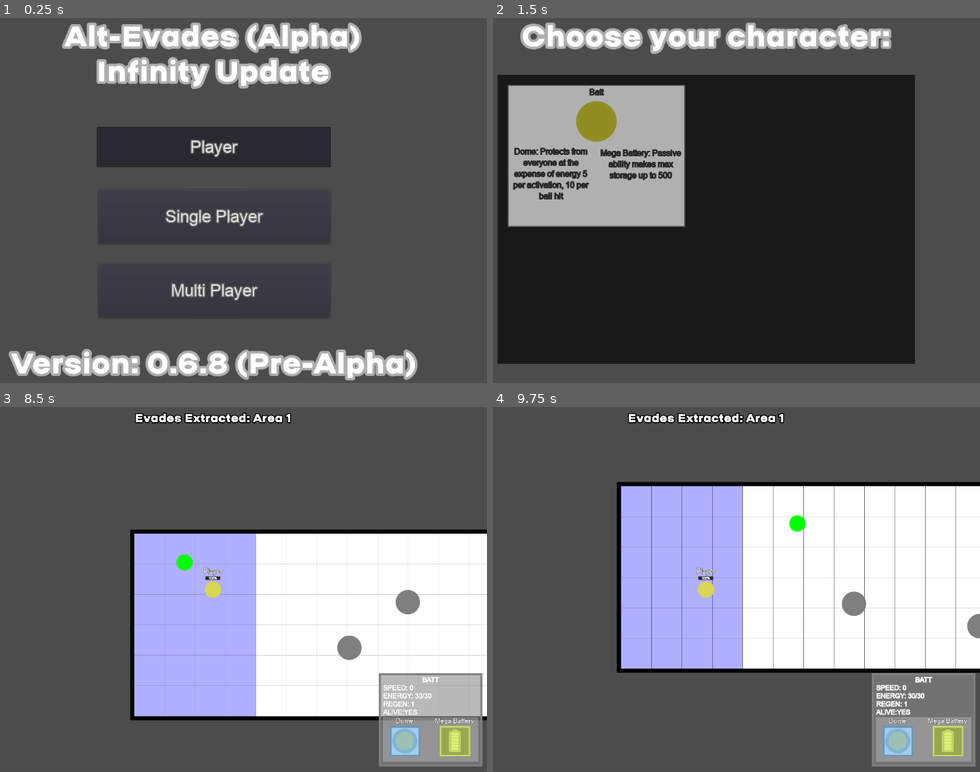
Above: before the commit, frames 1-4 (two rows, left to right).
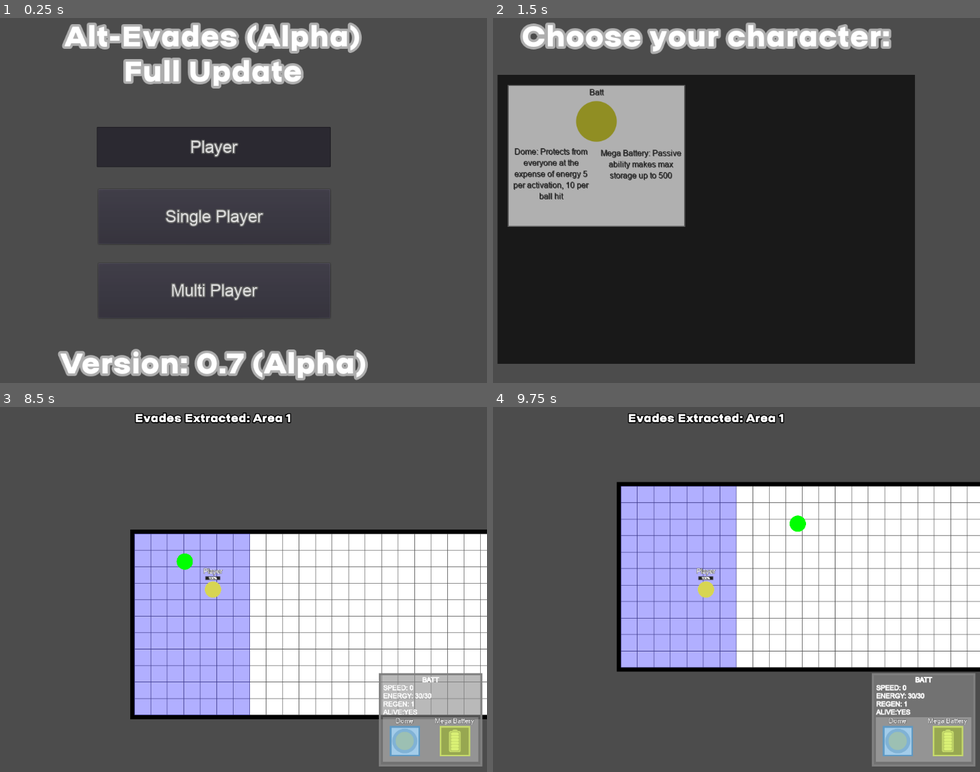
Above: after the commit, the same moments.

Repository: EtherCD/Alt-Evades-Old-Version
Game: Godot game, scene res://Menu.tscn
Same seed, same stepped clock (60 frames per second), same inputs: the game is played once before the commit and once after it.
Inputs (mouse positions are in pixels of both pictures, inside the frame that each line leads up to):
- Up to frame 1 (0.25 s): no input
- Up to frame 2 (1.5 s): click "Single Player" at 0.5 s; tap Enter at 1.25 s; move the mouse to (824, 182) at 1.27 s; hold Right (ui_right) from 1.28 s (still down); tap 1 at 1.35 s; click (824, 182) at 1.42 s
- Up to frame 3 (8.5 s): tap Space at 2, 3.5, 5 s; move the mouse to (102, 607) at 2.02 s; release Right (ui_right) at 2.03 s; hold Down (ui_down) 2.03-2.78 s; tap 2 at 2.1, 6.6 s; tap Enter at 2.75, 4.25 s; move the mouse to (267, 509) at 2.77 s; hold Right (ui_right) 2.78-3.53 s; tap 3 at 2.85, 7.35 s; move the mouse to (185, 662) at 3.52 s; hold Up (ui_up) 3.53-4.28 s; tap Z at 3.6, 8.1 s; click (185, 662) at 3.67 s; move the mouse to (374, 644) at 4.27 s; hold Left (ui_left) 4.28-5.78 s; tap X at 4.35 s; tap Escape at 4.9 s; move the mouse to (48, 534) at 5.02 s; tap R at 5.1 s; move the mouse to (238, 589) at 5.77 s; hold Down (ui_down) 5.78-6.53 s; tap 1 at 5.85 s; click (238, 589) at 5.92 s; move the mouse to (131, 498) at 6.52 s; hold Right (ui_right) 6.53-7.28 s; move the mouse to (331, 571) at 7.27 s; hold Up (ui_up) 7.28-8.03 s; move the mouse to (102, 607) at 8.02 s; hold Right (ui_right) from 8.03 s (still down); click (102, 607) at 8.17 s
- Up to frame 4 (9.75 s): move the mouse to (760, 509) at 8.77 s; release Right (ui_right) at 8.78 s; hold Down (ui_down) 8.78-9.53 s; tap X at 8.85 s; move the mouse to (678, 662) at 9.52 s; hold Left (ui_left) from 9.53 s (still down); tap R at 9.6 s

The runs differ from the first frame. In frame 1, 6.4% of the frame differs, in the area x 1-86%, y 10-100%; in frame 2, 1.0%; in frame 3, 5.5%; in frame 4, 6.7%, in the area x 25-100%, y 21-73%.

Commit message:
Add files via upload

Diff:
--- a/Alt-Evades/Assets/Singletone.gd
+++ b/Alt-Evades/Assets/Singletone.gd
@@ -1,8 +1,10 @@
 extends Node
 
 export var id = -1
-export var version = "0.6.8 (Pre-Alpha)"
-export var gameName = ""
+export var version = "0.7 (Alpha)"
+export var gameName = "Player"
+
+var extraVP = 0
 
 var all_herous = [
 	"Batt"
@@ -33,3 +35,21 @@
 
 func _ready():
 	pass
+
+func load_game():
+	var save_game = File.new()
+	if not save_game.file_exists("user://savegame.save"):
+		return
+	save_game.open("user://savegame.save", File.READ)
+	var data = parse_json(save_game.get_line())
+	current_herous=data[0]
+	extraVP=data[1]
+	gameName=data[2]
+
+	save_game.close()
+
+func save_game():
+	var save_game = File.new()
+	save_game.open("user://savegame.save", File.WRITE)
+	save_game.store_line(to_json([current_herous, extraVP,gameName]))
+	save_game.close()
--- a/Alt-Evades/Aura.tscn
+++ b/Alt-Evades/Aura.tscn
@@ -24,7 +24,6 @@
 
 [node name="Aura" type="KinematicBody2D"]
 modulate = Color( 0.0352941, 0, 1, 0.572549 )
-position = Vector2( 962, 357 )
 scale = Vector2( 1.5, 1.5 )
 collision_layer = 8
 collision_mask = 3
--- a/Alt-Evades/Enemy.tscn
+++ b/Alt-Evades/Enemy.tscn
@@ -9,6 +9,8 @@
 [sub_resource type="CircleShape2D" id=2]
 radius = 59.3009
 
+[sub_resource type="CircleShape2D" id=4]
+
 [node name="Enemy" type="KinematicBody2D" groups=["enemy"]]
 collision_layer = 8
 collision_mask = 3
@@ -16,6 +18,11 @@
 __meta__ = {
 "_edit_group_": true
 }
+
+[node name="Sprite2" type="Sprite" parent="."]
+modulate = Color( 0.0941176, 0.0941176, 0.0941176, 1 )
+scale = Vector2( 1.1, 1.1 )
+texture = ExtResource( 1 )
 
 [node name="Sprite" type="Sprite" parent="."]
 texture = ExtResource( 1 )
@@ -29,3 +36,14 @@
 [node name="CollisionShape2D" type="CollisionShape2D" parent="EnemyArea"]
 scale = Vector2( 1.35, 1.35 )
 shape = SubResource( 2 )
+
+[node name="Node2D" type="Node2D" parent="."]
+
+[node name="Area2D" type="Area2D" parent="Node2D"]
+
+[node name="CollisionShape2D" type="CollisionShape2D" parent="Node2D/Area2D"]
+scale = Vector2( 75, 75 )
+shape = SubResource( 4 )
+
+[connection signal="body_entered" from="Node2D/Area2D" to="." method="_on_Area2D_body_entered"]
+[connection signal="body_exited" from="Node2D/Area2D" to="." method="_on_Area2D_body_exited"]
--- a/Alt-Evades/Hero/Batt.tscn
+++ b/Alt-Evades/Hero/Batt.tscn
@@ -159,12 +159,13 @@
 region_rect = Rect2( 0.377182, 0.127052, 171.162, 165.031 )
 
 [node name="EnergyBar" type="ProgressBar" parent="Player"]
-modulate = Color( 0.972549, 0.972549, 0.972549, 1 )
 material = SubResource( 1 )
 margin_left = -39.0
 margin_top = -66.0
 margin_right = 37.0
 margin_bottom = -46.0
+custom_colors/font_color = Color( 1, 1, 1, 1 )
+custom_colors/font_color_shadow = Color( 1, 1, 1, 1 )
 custom_fonts/font = ExtResource( 3 )
 
 [node name="Name" type="Label" parent="Player"]
--- a/Alt-Evades/HeroCart.tscn
+++ b/Alt-Evades/HeroCart.tscn
@@ -12,21 +12,23 @@
 script = ExtResource( 2 )
 
 [node name="Hero Name" type="Label" parent="."]
-modulate = Color( 0.215686, 0.215686, 0.215686, 1 )
 margin_right = 350.0
 margin_bottom = 29.0
+custom_colors/font_color = Color( 0.215686, 0.215686, 0.215686, 1 )
+custom_colors/font_color_shadow = Color( 0.254902, 0.254902, 0.254902, 1 )
 custom_fonts/font = ExtResource( 1 )
 text = "Standart"
 align = 1
 valign = 1
 
 [node name="A1" type="Label" parent="."]
-modulate = Color( 0.215686, 0.215686, 0.215686, 1 )
 margin_left = 1.0
 margin_top = 122.0
 margin_right = 170.0
 margin_bottom = 280.0
 rect_pivot_offset = Vector2( -200, -56 )
+custom_colors/font_color = Color( 0.215686, 0.215686, 0.215686, 1 )
+custom_colors/font_color_shadow = Color( 0.254902, 0.254902, 0.254902, 1 )
 custom_fonts/font = ExtResource( 1 )
 text = "Foreignness:
 2 energy per second.if in a ball then 6 energy per second"
@@ -34,11 +36,12 @@
 autowrap = true
 
 [node name="A2" type="Label" parent="."]
-modulate = Color( 0.215686, 0.215686, 0.215686, 1 )
 margin_left = 175.0
 margin_top = 125.0
 margin_right = 350.0
 margin_bottom = 279.0
+custom_colors/font_color = Color( 0.215686, 0.215686, 0.215686, 1 )
+custom_colors/font_color_shadow = Color( 0.254902, 0.254902, 0.254902, 1 )
 custom_fonts/font = ExtResource( 1 )
 text = "Second Life: Gives a second life for 100 energy
 
@@ -46,14 +49,6 @@
 align = 1
 autowrap = true
 clip_text = true
-
-[node name="Button" type="Button" parent="."]
-modulate = Color( 1, 1, 1, 0 )
-margin_left = 1.0
-margin_right = 352.0
-margin_bottom = 279.0
-custom_fonts/font = ExtResource( 1 )
-text = "Take"
 
 [node name="HeroSprite" type="ColorRect" parent="."]
 margin_left = 135.0
@@ -94,6 +89,14 @@
 width = 4.0
 default_color = Color( 0.513726, 0.513726, 0.513726, 1 )
 
+[node name="Button" type="Button" parent="."]
+modulate = Color( 1, 1, 1, 0 )
+margin_left = 1.0
+margin_right = 352.0
+margin_bottom = 279.0
+custom_fonts/font = ExtResource( 1 )
+text = "Take"
+
 [node name="Unloked" type="ColorRect" parent="."]
 process_priority = 2
 visible = false
--- a/Alt-Evades/Main.tscn
+++ b/Alt-Evades/Main.tscn
@@ -10,7 +10,7 @@
 [ext_resource path="res://Scripts/Teleport.gd" type="Script" id=8]
 
 [sub_resource type="RectangleShape2D" id=3]
-extents = Vector2( 240, 360 )
+extents = Vector2( 239.906, 360 )
 
 [sub_resource type="Curve2D" id=1]
 _data = {
@@ -28,20 +28,22 @@
 [node name="LeftSafeZone" parent="." instance=ExtResource( 6 )]
 modulate = Color( 1, 1, 1, 0.623529 )
 position = Vector2( 0, 0 )
+scale = Vector2( 0.95, 1 )
 
 [node name="CollisionShape2D2" type="CollisionShape2D" parent="LeftSafeZone"]
-position = Vector2( 240, 359 )
+position = Vector2( 237, 359 )
 shape = SubResource( 3 )
 
 [node name="Detector" type="Area2D" parent="LeftSafeZone"]
 
 [node name="CollisionShape2D2" type="CollisionShape2D" parent="LeftSafeZone/Detector"]
-position = Vector2( 240, 359 )
+position = Vector2( 241.5, 359 )
 shape = SubResource( 3 )
 
 [node name="RightSafeZone" parent="." instance=ExtResource( 6 )]
 modulate = Color( 1, 1, 1, 0.717647 )
-position = Vector2( 3600, 0 )
+position = Vector2( 3575, -5 )
+scale = Vector2( 1.095, 1 )
 
 [node name="CollisionShape2D2" type="CollisionShape2D" parent="RightSafeZone"]
 position = Vector2( 240, 359 )
@@ -57,8 +59,8 @@
 process_priority = -1
 modulate = Color( 0.52549, 0.52549, 0.52549, 0.635294 )
 self_modulate = Color( 1, 1, 1, 0 )
-position = Vector2( 3960, 1 )
-scale = Vector2( 0.25, 1 )
+position = Vector2( 3965, 0 )
+scale = Vector2( 0.28, 1 )
 script = ExtResource( 8 )
 id = 0
 right_left = false
@@ -92,39 +94,43 @@
 collision_mask = 0
 
 [node name="BottomWall" parent="." instance=ExtResource( 2 )]
-position = Vector2( 0, 720 )
+position = Vector2( 0, 716 )
 scale = Vector2( 512, 2 )
 collision_layer = 2147483649
 collision_mask = 0
 
 [node name="LeftWall" parent="." instance=ExtResource( 2 )]
 position = Vector2( -16, -16 )
-scale = Vector2( 2, 94 )
+scale = Vector2( 2, 93.5 )
 collision_layer = 2147483649
 collision_mask = 0
 
 [node name="RightWall" parent="." instance=ExtResource( 2 )]
-position = Vector2( 4080, -8 )
-scale = Vector2( 2, 92 )
+position = Vector2( 4095, -16 )
+scale = Vector2( 2, 93.5 )
 collision_layer = 2147483649
 collision_mask = 0
 
 [node name="Generator" type="ColorRect" parent="."]
-margin_left = 481.0
+margin_left = 459.0
 margin_top = 1.0
-margin_right = 3600.0
+margin_right = 3574.0
 margin_bottom = 719.0
 color = Color( 1, 1, 1, 0 )
 script = ExtResource( 1 )
+standartGenerator = true
+col = 5
 standart = true
+size = 0.4
 
 [node name="Area 2" type="Node2D" parent="."]
-position = Vector2( 0, -6 )
+position = Vector2( 1000, -6 )
 script = ExtResource( 4 )
 cLevelDark = 34
-cLevelBlue = 5
-cLevelRed = 10
+cLevelBlue = 15
+cLevelRed = 5
 cLevelPink = 21
+cLevelHoney = 11
 mLevelStandart = 23
 modLevel = 1
 
@@ -135,30 +141,32 @@
 
 [node name="LeftSafeZone2" parent="Area 2" instance=ExtResource( 6 )]
 modulate = Color( 1, 1, 1, 0.709804 )
-position = Vector2( 4958, 7 )
+position = Vector2( 4957, 8 )
+scale = Vector2( 0.95, 1 )
 
 [node name="CollisionShape2D2" type="CollisionShape2D" parent="Area 2/LeftSafeZone2"]
-position = Vector2( 240, 359 )
+position = Vector2( 240.75, 359 )
 shape = SubResource( 3 )
 
 [node name="Detector" type="Area2D" parent="Area 2/LeftSafeZone2"]
 
 [node name="CollisionShape2D2" type="CollisionShape2D" parent="Area 2/LeftSafeZone2/Detector"]
-position = Vector2( 240, 359 )
+position = Vector2( 240.375, 359 )
 shape = SubResource( 3 )
 
 [node name="RightSafeZone2" parent="Area 2" instance=ExtResource( 6 )]
 modulate = Color( 1, 1, 1, 0.678431 )
-position = Vector2( 8558, 7 )
+position = Vector2( 8533, 8 )
+scale = Vector2( 1.085, 1 )
 
 [node name="CollisionShape2D2" type="CollisionShape2D" parent="Area 2/RightSafeZone2"]
-position = Vector2( 240, 359 )
+position = Vector2( 239.905, 359 )
 shape = SubResource( 3 )
 
 [node name="Detector" type="Area2D" parent="Area 2/RightSafeZone2"]
 
 [node name="CollisionShape2D2" type="CollisionShape2D" parent="Area 2/RightSafeZone2/Detector"]
-position = Vector2( 240, 359 )
+position = Vector2( 239.813, 359 )
 shape = SubResource( 3 )
 
 [node name="Path2D2" type="Path2D" parent="Area 2"]
@@ -166,21 +174,23 @@
 curve = SubResource( 1 )
 
 [node name="Generator" type="ColorRect" parent="Area 2"]
-margin_left = 5439.0
+margin_left = 5417.0
 margin_top = 8.0
-margin_right = 8558.0
+margin_right = 8530.0
 margin_bottom = 726.0
 color = Color( 1, 1, 1, 0 )
 script = ExtResource( 1 )
-col = 11
+standartGenerator = true
+col = 6
 standart = true
+size = 0.45
 
 [node name="Teleport" parent="Area 2" groups=["portal"] instance=ExtResource( 6 )]
 process_priority = -1
 modulate = Color( 0.52549, 0.52549, 0.52549, 0.45098 )
 self_modulate = Color( 1, 1, 1, 0 )
 position = Vector2( 4958, 6 )
-scale = Vector2( 0.25, 1 )
+scale = Vector2( 0.27, 1 )
 script = ExtResource( 8 )
 id = 0
 right_left = true
@@ -200,8 +210,8 @@
 process_priority = -1
 modulate = Color( 0.52549, 0.52549, 0.52549, 0.45098 )
 self_modulate = Color( 1, 1, 1, 0 )
-position = Vector2( 8919, 7 )
-scale = Vector2( 0.25, 1 )
+position = Vector2( 8923, 4 )
+scale = Vector2( 0.28, 1 )
 script = ExtResource( 8 )
 id = 1
 right_left = false
@@ -224,29 +234,36 @@
 collision_mask = 0
 
 [node name="BottomWall2" parent="Area 2" instance=ExtResource( 2 )]
-position = Vector2( 4958, 727 )
+position = Vector2( 4957, 723 )
 scale = Vector2( 512, 2 )
 collision_layer = 2147483649
 collision_mask = 0
 
 [node name="LeftWall2" parent="Area 2" instance=ExtResource( 2 )]
 position = Vector2( 4942, -9 )
-scale = Vector2( 2, 94 )
+scale = Vector2( 2, 93.5 )
 collision_layer = 2147483649
 collision_mask = 0
 
 [node name="RightWall2" parent="Area 2" instance=ExtResource( 2 )]
-position = Vector2( 9038, -1 )
-scale = Vector2( 2, 92 )
+position = Vector2( 9053, -9 )
+scale = Vector2( 2, 93.5 )
 collision_layer = 2147483649
 collision_mask = 0
 
 [connection signal="body_entered" from="LeftSafeZone/Detector" to="LeftSafeZone" method="_on_Detector_body_entered"]
 [connection signal="body_exited" from="LeftSafeZone/Detector" to="LeftSafeZone" method="_on_Detector_body_exited"]
+[connection signal="body_entered" from="RightSafeZone/Detector" to="RightSafeZone" method="_on_Detector_body_entered"]
+[connection signal="body_exited" from="RightSafeZone/Detector" to="RightSafeZone" method="_on_Detector_body_exited"]
 [connection signal="body_entered" from="Teleport/Detector" to="Teleport" method="_on_Detector_body_entered"]
+[connection signal="body_exited" from="Teleport/Detector" to="RightSafeZone" method="_on_Detector_body_exited"]
 [connection signal="body_entered" from="Area 2/LeftSafeZone2/Detector" to="Area 2" method="_on_Left_body_entered"]
+[connection signal="body_exited" from="Area 2/LeftSafeZone2/Detector" to="RightSafeZone" method="_on_Detector_body_exited"]
 [connection signal="body_entered" from="Area 2/RightSafeZone2/Detector" to="Area 2" method="_on_Right_body_entered"]
+[connection signal="body_exited" from="Area 2/RightSafeZone2/Detector" to="RightSafeZone" method="_on_Detector_body_exited"]
 [connection signal="body_entered" from="Area 2/Teleport/Detector" to="Area 2" method="_on_Detector_right_entered"]
 [connection signal="body_entered" from="Area 2/Teleport/Detector" to="Area 2/Teleport" method="_on_Detector_body_entered"]
+[connection signal="body_exited" from="Area 2/Teleport/Detector" to="RightSafeZone" method="_on_Detector_body_exited"]
 [connection signal="body_entered" from="Area 2/Teleport2/Detector" to="Area 2" method="_on_Detector_body_entered"]
 [connection signal="body_entered" from="Area 2/Teleport2/Detector" to="Area 2/Teleport2" method="_on_Detector_body_entered"]
+[connection signal="body_exited" from="Area 2/Teleport2/Detector" to="RightSafeZone" method="_on_Detector_body_exited"]
--- a/Alt-Evades/Menu.tscn
+++ b/Alt-Evades/Menu.tscn
@@ -14,7 +14,7 @@
 margin_bottom = 135.0
 custom_fonts/font = ExtResource( 2 )
 text = "Alt-Evades (Alpha)
-Infinity Update"
+Full Update"
 align = 1
 valign = 1
 
--- a/Alt-Evades/Scripts/Ball.gd
+++ b/Alt-Evades/Scripts/Ball.gd
@@ -75,7 +75,7 @@
 		cEnergy /= eCoefNot
 	if not saveZone:
 		if AuraRed:
-			speed = cSpeed / 2
+			speed = cSpeed / 1.5
 		elif speed <= cSpeed:
 			speed = cSpeed
 		if cSpeed < speed:
@@ -96,9 +96,14 @@
 func _add_process():
 	pass
 
+func _boss_area():
+	if cArea % 10:
+		return " Boss "
+	return " "
+
 func draw_info():
 	get_node("Camera2D2/ColorRect/Hero Info").text = "Speed: "+str(cSpeed/50)+"\nEnergy: "+str(int(cEnergy))+"/"+str(mEnergy)+"\nRegen: "+str(rEnergy)+"\nAlive:"+a_translate(alive)
-	get_node("Camera2D2/Level Label").text = cLevel+": Area "+str(cArea)
+	get_node("Camera2D2/Level Label").text = cLevel+":"+_boss_area()+"Area "+str(cArea)
 
 func _physics_process(_delta):
 	if alive:
@@ -119,6 +124,8 @@
 			var direction_distance = target.length()*3
 			if direction_distance == 0:
 				direction_distance=1
+			elif direction_distance < 0:
+				direction_distance=1
 			#print(direction_distance)
 			if velocity.length() > 0:
 				velocity = velocity.normalized() * (min(speed, direction_distance) / shiftC)
@@ -139,6 +146,7 @@
 func _unhandled_input(event):
 	if event is InputEventKey:
 		if event.pressed and event.scancode == KEY_ESCAPE:
+			Singletone.save_game()
 			get_tree().quit()
 		if event.pressed and event.scancode == KEY_1 and speed < 850:
 			speed += 25;
--- a/Alt-Evades/Scripts/Enemy.gd
+++ b/Alt-Evades/Scripts/Enemy.gd
@@ -4,8 +4,10 @@
 export(int) var speed = 350;
 export(int) var cType = 0; #4 - Standart, 0 - Dark, 1 - Red, 2 - Blue, 3 - Pink
 export(float) var size = 0.8;
-export(float) var auraSize = 1.8;
 var color = Color()
+
+var entered = false
+var body = null
 
 # Called when the node enters the scene tree for the first time.
 func _ready():
@@ -17,9 +19,11 @@
 	if cType == 2:
 		color = Color(0,0,1,1)
 	if cType == 3:
-		color = Color(1,0.49,0.57,1)
+		color = Color(1,0.49,0.69,1)
 	if cType == 4:
 		color = Color(0.5,0.5,0.5,1)
+	if cType == 5:
+		color = Color(0.45,0.45,0)
 	velocity = Vector2(rand_range(0, 1), rand_range(0, 1))
 	self.modulate = color
 	self.scale = Vector2(size, size)
@@ -27,13 +31,36 @@
 
 	if cType >= 1 and cType <= 3:
 		var aura = preload("res://Aura.tscn").instance()
-		aura.position = Vector2(1, 20);
+		aura.position = Vector2(0, 0);
 		aura.set(cType, 8);
-		aura.scale = Vector2(auraSize,auraSize);
+		#aura.scale = Vector2(auraSize,auraSize);
 		add_child(aura)
 
 func _physics_process(delta):
 	velocity = velocity.normalized() * speed
 	var collision = move_and_collide(velocity * delta)
-	if collision:
-		velocity = velocity.bounce(collision.normal)
+	if entered and cType == 5:
+		var target = body.global_position
+		velocity += global_position.direction_to(target)*20
+		target-=global_position
+		var direction_distance = target.length()*2.5
+		if direction_distance == 0:
+			direction_distance=1
+		if velocity.length() > 0:
+			velocity = velocity.normalized() * min(speed, direction_distance)
+		if collision:
+			velocity = velocity.bounce(collision.normal)
+	else:
+		if collision:
+			velocity = velocity.bounce(collision.normal)
+
+
+func _on_Area2D_body_entered(body):
+	if body.name == "Player":
+		entered = true
+		self.body=body
+
+func _on_Area2D_body_exited(body):
+	if body.name == "Player":
+		entered = false
+		self.body=body
--- a/Alt-Evades/Scripts/Generator.gd
+++ b/Alt-Evades/Scripts/Generator.gd
@@ -1,13 +1,16 @@
 extends Node
 
-export(int) var col=10
+export(bool) var standartGenerator=false;
+export(int) var col=0;
 export(bool) var standart=false;
 export(bool) var dark=false;
 export(bool) var blue=false;
 export(bool) var red=false;
 export(bool) var pink=false;
+export(bool) var honey=false;
 export(float) var size=0.6;
-export(float) var auraSize = 1.8;
+
+var arr_s = []
 
 var arr = []
 
@@ -15,34 +18,72 @@
 func _ready():
 	_create()
 
+func _add(cType, size, col):
+	arr_s.append([cType, size, col, 0])
+
 func _create():
-	for i in range(0, col):
-		var enemy = preload("res://Enemy.tscn").instance()
-		var vec = Vector2(rand_range(141,3061), rand_range(1,671))
-		enemy.position = vec;
-		enemy.size=size;
-		var maybe_color = []
-		if standart:
-			maybe_color.append(4)
-		if dark:
-			maybe_color.append(0)
-		if blue:
-			maybe_color.append(1)
-		if red:
-			maybe_color.append(2)
-		if pink:
-			maybe_color.append(3)
-		if maybe_color != []:
-			enemy.cType = maybe_color[randi() % maybe_color.size()]
-			enemy.auraSize=auraSize;
-		else:
-			enemy.cType = 0;
-		add_child(enemy)
-		arr.append(enemy)
+	var var2 = 0
+	randomize()
+	if not standartGenerator:
+		for j in arr_s:
+			if j[2] >= 1 and j[2]<=j[3] and col>var2:
+				for i in range(0, j[2]):
+					var enemy = preload("res://Enemy.tscn").instance()
+					var vec = Vector2(rand_range(141,3061), rand_range(1,671))
+					enemy.position = vec;
+					enemy.size=j[1]
+					if j[0] >= 0:
+						enemy.cType = j[0]
+					else:
+						enemy.cType = 0;
+					j[3]+=1
+					add_child(enemy)
+					arr.append(enemy)
+			if j[2] <= 0 and col>var2:
+				for i in range(0, col):
+					var r = arr_s[randi() % arr_s.size()]
+					var enemy = preload("res://Enemy.tscn").instance()
+					var vec = Vector2(rand_range(141,3061), rand_range(1,671))
+					enemy.position = vec;
+					enemy.size=r[1]
+					var maybe_color = []
+					if r[0] >= 0:
+						enemy.cType = r[0]
+					else:
+						enemy.cType = 0;
+					add_child(enemy)
+					arr.append(enemy)
+			var2+=1
+	else:
+		for i in range(0, col):
+			var enemy = preload("res://Enemy.tscn").instance()
+			var vec = Vector2(rand_range(141,3061), rand_range(1,671))
+			enemy.position = vec;
+			enemy.size=size;
+			var maybe_color = []
+			if standart:
+				maybe_color.append(4)
+			if dark:
+				maybe_color.append(0)
+			if blue:
+				maybe_color.append(1)
+			if red:
+				maybe_color.append(2)
+			if pink:
+				maybe_color.append(3)
+			if honey:
+				maybe_color.append(5)
+			if maybe_color != []:
+				enemy.cType = maybe_color[randi() % maybe_color.size()]
+			else:
+				enemy.cType = 0;
+			add_child(enemy)
+			arr.append(enemy)
 
 func _remove():
 	for i in arr:
 		i.queue_free()
+	arr_s = []
 	arr = []
 
 # Called every frame. 'delta' is the elapsed time since the previous frame.
--- a/Alt-Evades/Scripts/Levels.gd
+++ b/Alt-Evades/Scripts/Levels.gd
@@ -1,6 +1,6 @@
 extends Node2D
 
-export(int) var col = 10;
+export(int) var col = 6;
 
 export(int)  var customID = 1;
 
@@ -9,12 +9,14 @@
 export(int) var cLevelBlue = 2;
 export(int) var cLevelRed  = 2;
 export(int) var cLevelPink = 2;
+export(int) var cLevelHoney = 2;
 
 export(int) var mLevelStandart = 40;
 export(int) var mLevelDark = 40;
 export(int) var mLevelBlue = 40;
 export(int) var mLevelRed  = 40;
 export(int) var mLevelPink = 40;
+export(int) var mLevelHoney = 40;
 
 export(int) var modLevel = 2;
 
@@ -22,8 +24,8 @@
 export(float) var mSize = 0.025;
 #export(float) var maxSize = 1.5;
 
-export(float) var standartSizeAuras = 1.45;
-export(float) var mSizeAuras = 0.025;
+export(float) var standartSizeEnemyAuras = 0.25;
+export(float) var mSizeEnemyAuras = 0.005;
 #export(float) var maxSizeAuras = 1.5;
 
 var area = 2;
@@ -40,38 +42,74 @@
 		if notCustomID < $Teleport.id:
 			notCustomID = $Teleport.id
 		$Teleport.id = customID
+###
+#func _generet_s(generator,cLevel,mLevel,cType,cSize,col):
+#	if area >= cLevel and area <= mLevel:generator._add(cType,cSize,col)
 
+#func _standart_g(generator,cDark,cStandart,cRed,cBlue,cPink,cHoney):
+#	_generet_s($Generator,cLevelDark,mLevelDark,0,standartSize+(area*mSize),cDark)
+#	_generet_s($Generator,cLevelStandart,mLevelStandart,4,standartSize+(area*mSize),cStandart)
+#	_generet_s($Generator,cLevelRed,mLevelRed,1,standartSizeEnemyAuras+(mSizeEnemyAuras*mSize),cRed)
+#	_generet_s($Generator,cLevelBlue,mLevelBlue,2,standartSizeEnemyAuras+(mSizeEnemyAuras*mSize),cBlue)
+#	_generet_s($Generator,cLevelPink,mLevelPink,3,standartSizeEnemyAuras+(mSizeEnemyAuras*mSize),cPink)
+#	_generet_s($Generator,cLevelHoney,mLevelHoney,5,standartSize+(area*mSize)-0.55,cHoney)
+###
 func _gener():
 	$Generator._remove()
-	$Generator.size=standartSize+(mSize * area)
-	$Generator.auraSize=standartSizeAuras+(mSizeAuras * area)
 
-	if area >= cLevelStandart and area <= mLevelStandart:
-		$Generator.standart=true
-	else:
-		$Generator.standart=false
 
-	if area >= cLevelDark and area <= mLevelDark:
-		$Generator.dark=true
-	else:
-		$Generator.dark=false
+	if area < 1:
+		$Generator.standartGenerator=true;
+		$Generator.col=6;
+		$Generator.size=0.45;
+	if area > 1 and area <= 9:
+		$Generator.col=col+area
+		#$Generator.auraSize=standartSizeAuras+(mSizeAuras * area)
+		$Generator.standartGenerator=false;
+		$Generator._add(4,standartSize+(area*mSize),0)
+		$Generator._add(1,standartSizeEnemyAuras+(mSizeEnemyAuras*mSize),4+area)
+	if area == 10:
+		$Generator._add(4,standartSize+(area*mSize),0)
+		$Generator._add(1,standartSizeEnemyAuras+(mSizeEnemyAuras*mSize),4+area)
+		$Generator._add(4,1.5,4)
+	if area >= 11 and area <= 19:
+		$Generator.col=col+int(area/2)
+		#$Generator._add(5,2.5,4)
+		standartSize=(area*mSize)/2
+		$Generator._add(4,standartSize+(area*mSize),0)
+		$Generator._add(1,standartSizeEnemyAuras+(mSizeEnemyAuras*mSize),4+int(area/2))
+		$Generator._add(2,standartSizeEnemyAuras+(mSizeEnemyAuras*mSize),4+int(area/2))
+	if area == 20:
+		$Generator._add(4,standartSize+(area*mSize),0)
+		$Generator._add(1,standartSizeEnemyAuras+(mSizeEnemyAuras*mSize),4+int(area/2))
+		$Generator._add(2,standartSizeEnemyAuras+(mSizeEnemyAuras*mSize),4+int(area/2))
+		$Generator._add(1,1.5,4)
+	if area >= 21 and area <= 29:
+		$Generator.col=col+int(area/2.5)
+		$Generator._add(4,standartSize+(area*mSize),0)
+		$Generator._add(1,standartSizeEnemyAuras+(mSizeEnemyAuras*mSize),4+int(area/2.5))
+		$Generator._add(2,standartSizeEnemyAuras+(mSizeEnemyAuras*mSize),4+int(area/2.5))
+		$Generator._add(3,standartSizeEnemyAuras+(mSizeEnemyAuras*mSize),4+int(area/2.5))
+	if area == 30:
+		$Generator._add(4,standartSize+(area*mSize),0)
+		$Generator._add(1,standartSizeEnemyAuras+(mSizeEnemyAuras*mSize),4+int(area/2.5))
+		$Generator._add(2,standartSizeEnemyAuras+(mSizeEnemyAuras*mSize),4+int(area/2.5))
+		$Generator._add(3,standartSizeEnemyAuras+(mSizeEnemyAuras*mSize),4+int(area/2.5))
+		$Generator._add(2,1.5,4)
+	if area >= 31 and area <= 39:
+		$Generator.col=col+int(area/3)
+		$Generator._add(4,standartSize+(area*mSize),0)
+		$Generator._add(1,standartSizeEnemyAuras+(mSizeEnemyAuras*mSize),4+int(area/3))
+		$Generator._add(2,standartSizeEnemyAuras+(mSizeEnemyAuras*mSize),4+int(area/3))
+		$Generator._add(3,standartSizeEnemyAuras+(mSizeEnemyAuras*mSize),4+int(area/3))
+	if area == 40:
+		$Generator._add(4,standartSize+(area*mSize),0)
+		$Generator._add(1,standartSizeEnemyAuras+(mSizeEnemyAuras*mSize),4+int(area/3))
+		$Generator._add(2,standartSizeEnemyAuras+(mSizeEnemyAuras*mSize),4+int(area/3))
+		$Generator._add(3,standartSizeEnemyAuras+(mSizeEnemyAuras*mSize),4+int(area/3))
+		$Generator._add(0,standartSizeEnemyAuras+(mSizeEnemyAuras*mSize),4+int(area/3))
+		$Generator._add(3,1.5,4)
 
-	if area >= cLevelRed and area <= mLevelRed:
-		$Generator.red=true
-	else:
-		$Generator.red=false
-
-	if area >= cLevelBlue and area <= mLevelBlue:
-		$Generator.blue=true
-	else:
-		$Generator.blue=false
-
-	if area >= cLevelPink and area <= mLevelPink:
-		$Generator.pink=true
-	else:
-		$Generator.pink=false
-
-	$Generator.col=col+(modLevel*area)
 
 	$Generator._create()
 
--- a/Alt-Evades/Scripts/Menu.gd
+++ b/Alt-Evades/Scripts/Menu.gd
@@ -5,9 +5,10 @@
 export(int) var maxPlayer = 2;
 
 func _ready():
+	Singletone.load_game()
 	get_tree().connect("network_peer_connected", self, "_connected")
 	get_node("Label2").text = "Version: "+Singletone.version
-
+	$"ColorRect/Single Button/nameLine".text=Singletone.gameName
 
 func _process(delta):
 	#Mashtab fix
--- a/Alt-Evades/Scripts/Teleport.gd
+++ b/Alt-Evades/Scripts/Teleport.gd
@@ -13,9 +13,9 @@
 		if portal != body and body.name == "Player" and portal != self and self.id == portal.id:
 			var pos = portal.global_position;
 			if portal.right_left:
-				body.global_position=Vector2(pos.x+250, pos.y+rand_range(250, 500))
+				body.global_position=Vector2(pos.x+200, body.global_position.y)
 				body.cArea+=1
 			else:
-				body.global_position=Vector2(pos.x-250, pos.y+rand_range(250, 500))
+				body.global_position=Vector2(pos.x-120, body.global_position.y)
 				body.cArea-=1
 			portal.do_lock()
Binary file changed: Alt-Evades/Assets/gridBackground.png
Not shown: 1 places in Alt-Evades/Enemy.tscn that only renumber resources
Not shown, changed: Alt-Evades/export_presets.cfg
